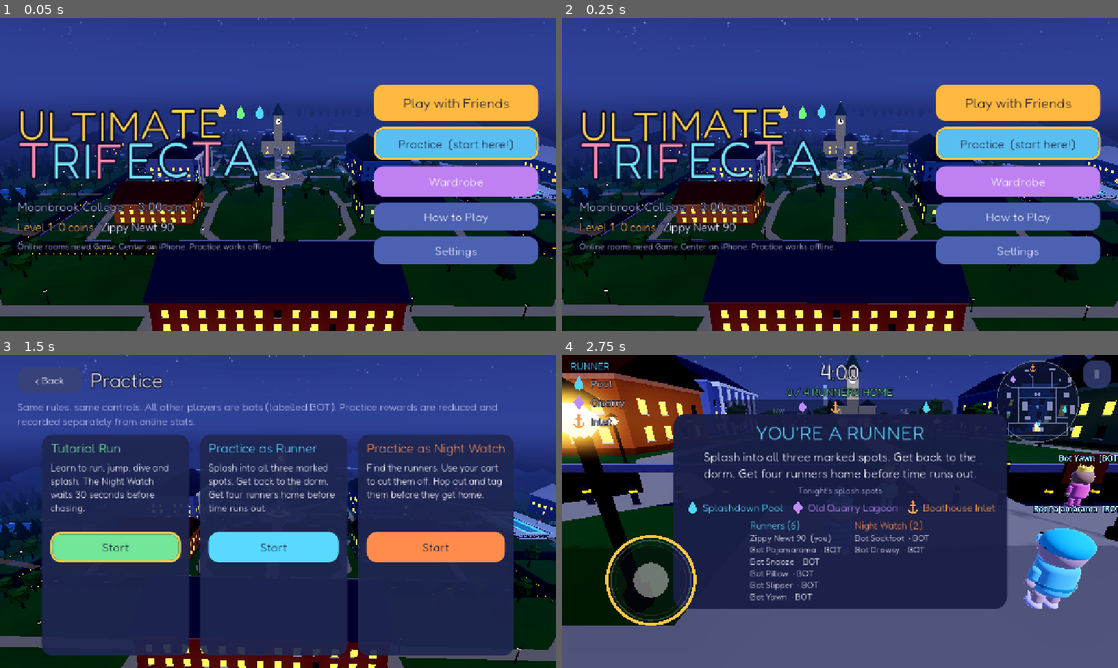
Above: before the commit, frames 1-4 (two rows, left to right).
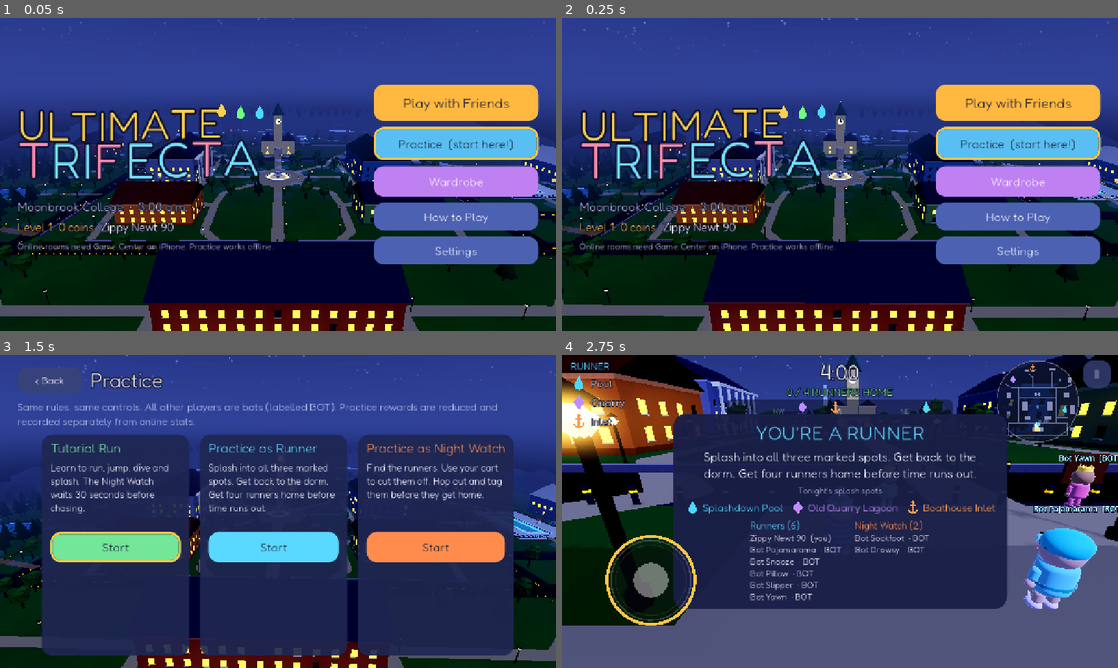
Above: after the commit, the same moments.

Repository: BKimble1/ultimate-trifecta
Game: Godot game, scene res://src/main.tscn
Two runs of this game, one before a commit and one after it. Both use one fixed random seed, a clock stepped at 60 frames per second and the inputs below.
Inputs:
- Up to frame 1 (0.05 s): no input
- Up to frame 2 (0.25 s): no input
- Up to frame 3 (1.5 s): click "Play with Friends" at 0.5 s; click "Go to Practice" at 1.25 s
- Up to frame 4 (2.75 s): click "Start" at 2 s

The runs differ from the first frame. In frame 1, 0.3% of the frame differs, in the area x 0-100%, y 3-100%; in frame 2, 0.3%; in frame 3, 0.1%; in frame 4, nothing differs.

Commit message:
Title: build the menu's 3D campus after the first frames
The title UI now presents before the campus fly-over is generated, so app
launch never waits on the background build (about 1 s on desktop, far more
in the iOS Simulator under Rosetta).

Co-Authored-By: Claude Opus 5.5 <noreply@anthropic.com>
Claude-Session: https://claude.ai/code/session_015bTZbMm82nabVWcoEeZX7m

Diff:
--- a/game/src/ui/menu_background.gd
+++ b/game/src/ui/menu_background.gd
@@ -7,6 +7,13 @@
 
 
 func _ready() -> void:
+	# let the menu UI present its first frames before the (heavier) campus
+	# build, so launch never blocks on it
+	set_process(false)
+	await get_tree().process_frame
+	await get_tree().process_frame
+	if not is_inside_tree():
+		return
 	var b := CampusBuilder.new(CampusLayout.shared())
 	var waters := b.build_visuals(self, int(Save.get_setting("quality", 1)))
 	for id in ["fountain", "pool", "garden"]:
@@ -27,6 +34,7 @@
 		v.setup(TC.Role.RUNNER, Cosmetics.bot_cosmetic(i * 7 + 3), -1, names[i], false, true)
 		v.global_position = Vector3(-3.0 + i * 3.0, 0, 90)
 		v.apply_state({"pos": Vector3(-3.0 + i * 3.0, 0, 90), "yaw": 0.4 - i * 0.4, "state": TC.PState.ACTIVE, "vel": Vector3.ZERO, "on_floor": true, "emote": i % 3, "emote_t": 1.0}, 0.0, true)
+	set_process(true)
 
 
 func _process(delta: float) -> void:
